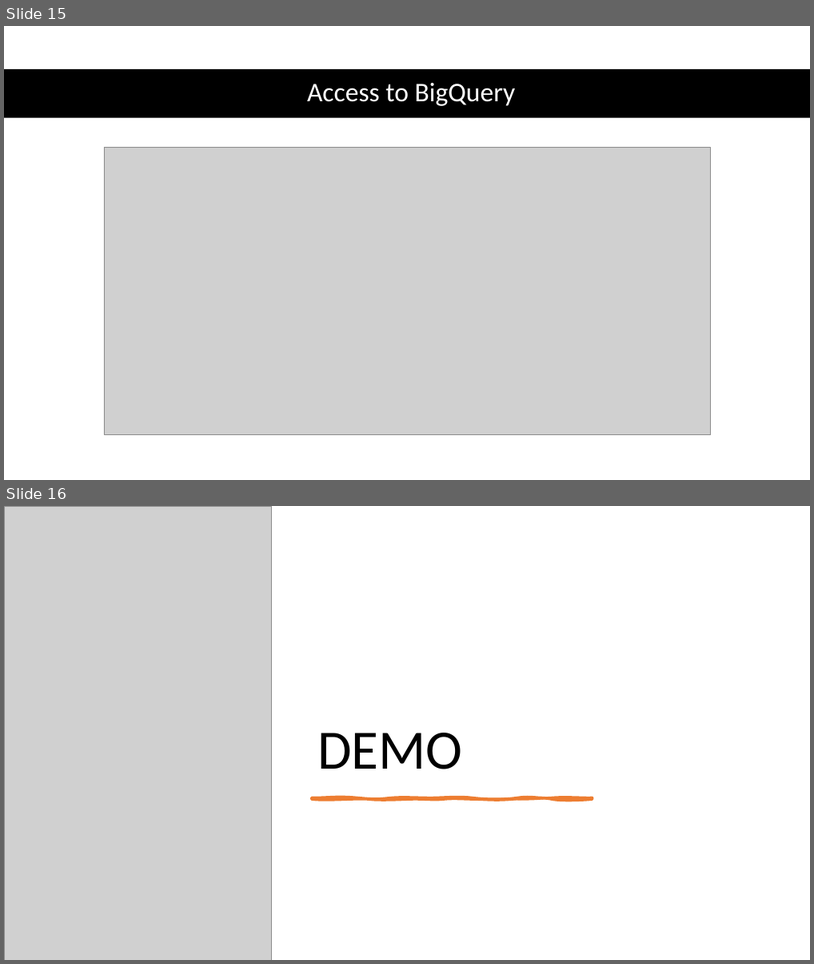
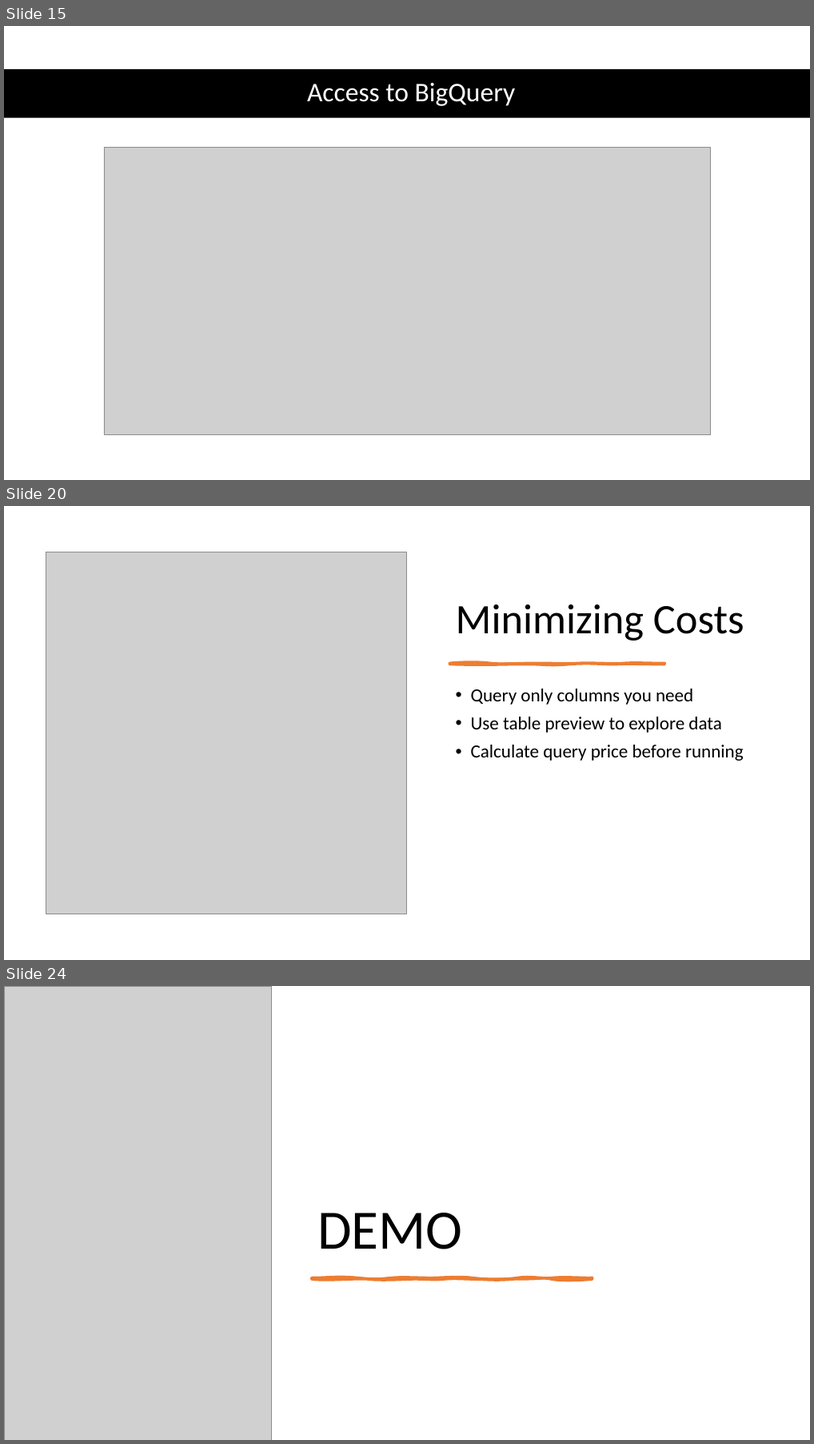
Before and after one commit to brucent2610/DataEngineerCoaching, a slide deck: Presentation/BigQuery.pptx. Shown one above the other, each under a label of ours: slides 15 and 16 before the commit, slides 15, 20 and 24 after it; the slides between them are not shown. The pictures are 814x964 and 814x1444 pixels, drawn with LibreOffice and Linux fonts; fonts in the diff are those of the drawing; grey boxes stand for pictures. Boxes give left, top, right and bottom in pixels: in the first picture for what was removed or moved away, otherwise in the second. Text is boxed around its words. In the diff, an @@ line names an element or a change of style, - is before the commit and + after.

```diff
--- a/Presentation/BigQuery.pptx
+++ b/Presentation/BigQuery.pptx
@@ slide 20 added at bbox=[4, 506, 810, 960], background #FFFFFF @@
@@ picture added at bbox=[46, 552, 407, 914] @@
@@ title added at bbox=[456, 604, 745, 640], 50 pt, text #000000 @@
+Minimizing Costs
@@ freeform shape added at bbox=[450, 664, 666, 664], fill #ED7D31, outline #ED7D31 3 pt @@
@@ text added at bbox=[471, 688, 744, 760], 22 pt, text #000000 @@
+• Query only columns you need
+• Use table preview to explore data
+• Calculate query price before running
@@ what was slide 16 is now slide 24 @@
```
Also in this commit, not shown: 1 slide changed, 7 other slides added, 4 other files.
